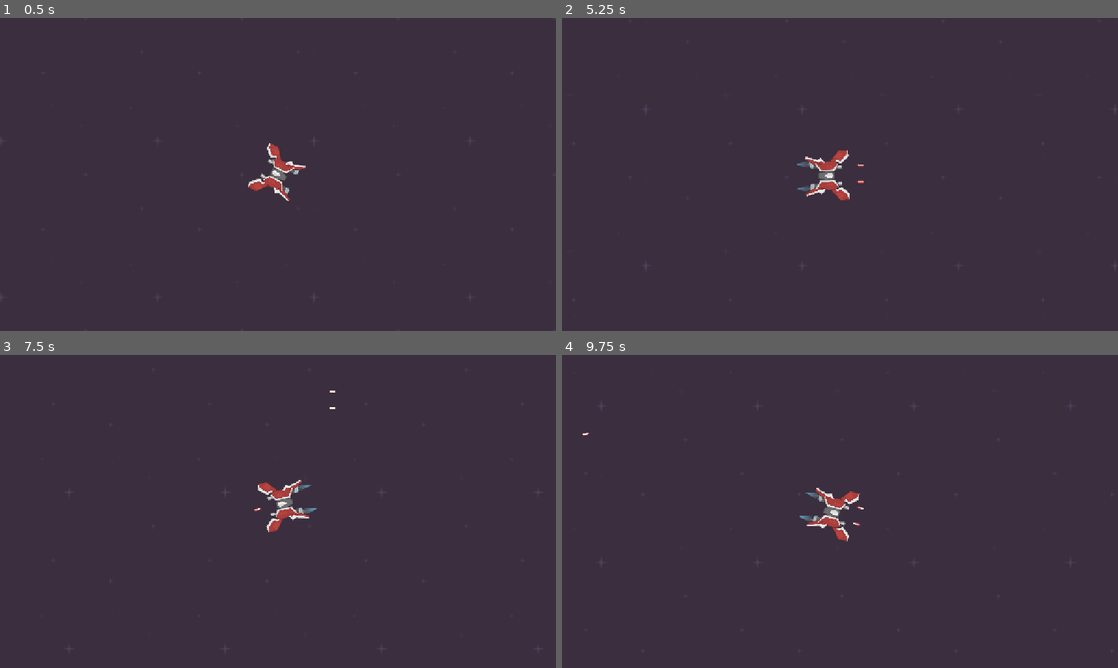
Above: before the commit, frames 1-4 (two rows, left to right).
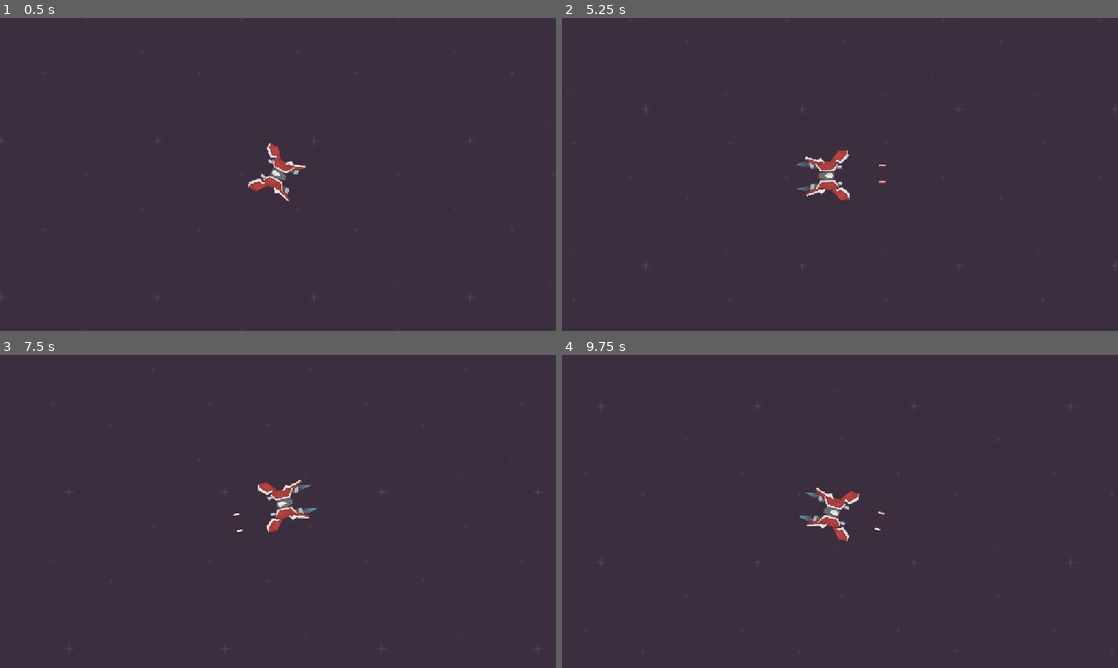
Above: after the commit, the same moments.

Repository: MisterIXI/GAKI
Game: Godot game, scene res://scenes/_debug/test_scene.tscn
Same seed, same stepped clock (60 frames per second), same inputs: the game is played once before the commit and once after it.
Inputs (mouse positions are in pixels of both pictures, inside the frame that each line leads up to):
- Up to frame 1 (0.5 s): no input
- Up to frame 2 (5.25 s): tap Enter at 0.5 s; move the mouse to (962, 158) at 0.52 s; hold D (move_right) 0.53-1.28 s; tap Space (boost) every 0.75 s from 0.6 to 5.1 s; click (962, 158) at 0.67 s; move the mouse to (728, 190) at 1.27 s; hold S (move_down) 1.28-2.03 s; move the mouse to (895, 105) at 2.02 s; hold D (move_right) 2.03-2.78 s; move the mouse to (812, 237) at 2.77 s; hold W (move_up) 2.78-3.53 s; click (812, 237) at 2.92 s; move the mouse to (1006, 221) at 3.52 s; hold A (move_left) 3.53-5.03 s; move the mouse to (673, 127) at 4.27 s; move the mouse to (867, 174) at 5.02 s; hold S (move_down) from 5.03 s (still down); click (867, 174) at 5.17 s
- Up to frame 3 (7.5 s): move the mouse to (194, 433) at 5.77 s; release S (move_down) at 5.78 s; hold D (move_right) 5.78-6.53 s; tap Space (boost) at 5.85, 6.6, 7.35 s; move the mouse to (400, 495) at 6.52 s; hold W (move_up) 6.53-7.28 s; move the mouse to (166, 527) at 7.27 s; hold D (move_right) from 7.28 s (still down); click (166, 527) at 7.42 s
- Up to frame 4 (9.75 s): move the mouse to (895, 442) at 8.02 s; release D (move_right) at 8.03 s; hold S (move_down) 8.03-8.78 s; tap Space (boost) at 8.1, 8.85, 9.6 s; move the mouse to (812, 574) at 8.77 s; hold A (move_left) 8.78-9.53 s; move the mouse to (1006, 558) at 9.52 s; hold W (move_up) from 9.53 s (still down); click (1006, 558) at 9.67 s

Frame 1 is identical in both runs. In frame 2, less than 0.1% of the frame differs, in the area x 53-59%, y 46-53%; in frame 3, less than 0.1%; in frame 4, less than 0.1%, in the area x 3-58%, y 24-56%.

Commit message:
set laser velocity

Diff:
--- a/bot-brawl/scenes/character/ship_guns/laser_small.tres
+++ b/bot-brawl/scenes/character/ship_guns/laser_small.tres
@@ -7,4 +7,5 @@
 script = ExtResource("1_tkanj")
 projectile_scene = ExtResource("1_t5jvf")
 is_laser = true
+laser_velocity = 800.0
 metadata/_custom_type_script = "uid://blf4kd727gb8y"
